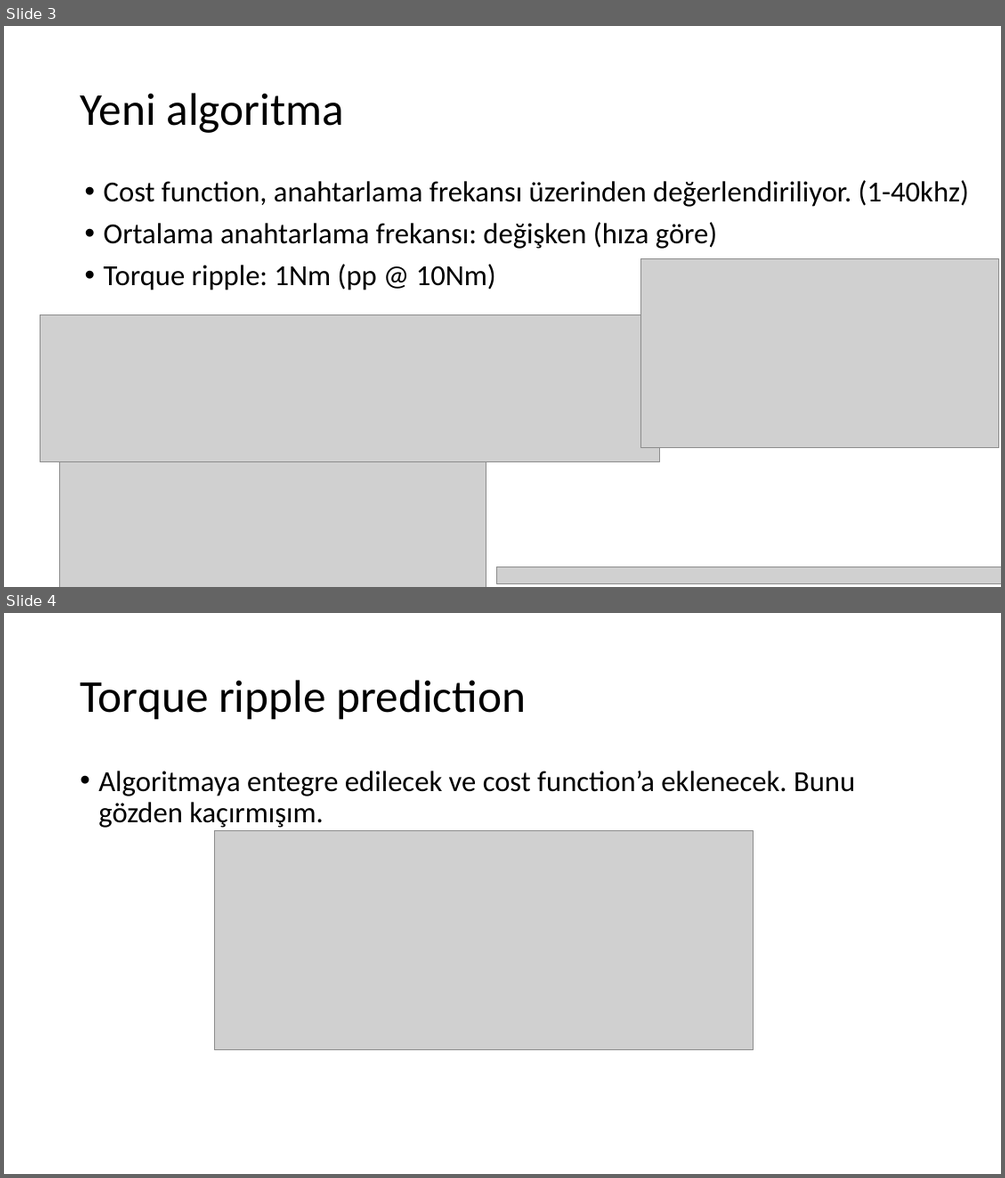
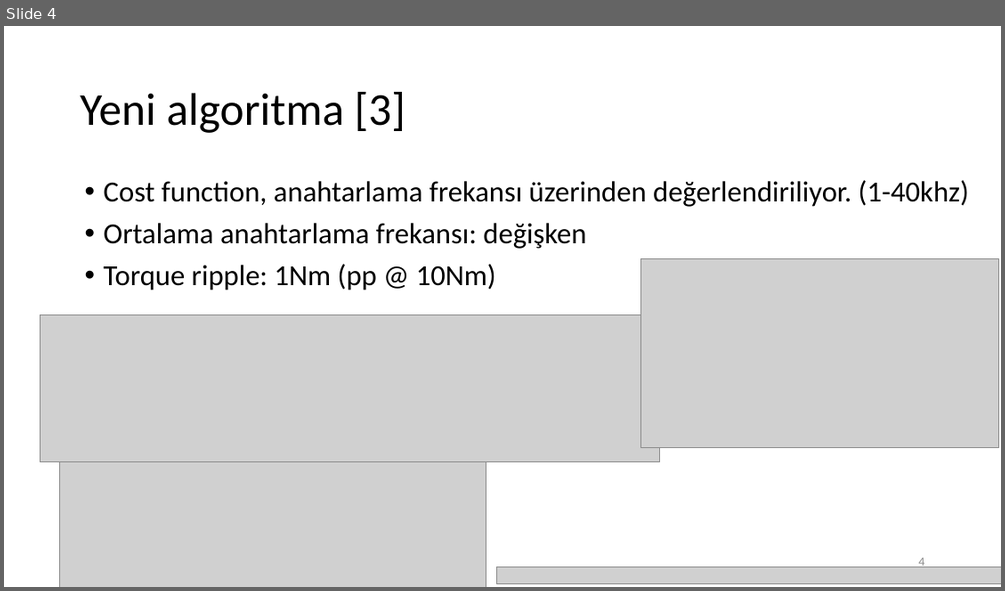
Before and after one commit to hakansrc/fault_tolerant_drives, a slide deck: Simulation/MPC/Sunumlar/MPC_sunum_week35.pptx. Shown one above the other, each under a label of ours: slides 3 and 4 before the commit, slide 4 after it. The pictures are 1005x1178 and 1005x591 pixels, drawn with LibreOffice and Linux fonts; fonts in the diff are those of the drawing; grey boxes stand for pictures. Boxes give left, top, right and bottom in pixels: in the first picture for what was removed or moved away, otherwise in the second. Text is boxed around its words. In the diff, an @@ line names an element or a change of style, - is before the commit and + after.

```diff
--- a/Simulation/MPC/Sunumlar/MPC_sunum_week35.pptx
+++ b/Simulation/MPC/Sunumlar/MPC_sunum_week35.pptx
@@ slide 4 removed at <box>4,613,1001,1174</box>, background #FFFFFF @@
@@ title removed at <box>80,680,526,720</box> @@
-Torque ripple prediction
@@ text removed at <box>98,771,855,827</box> @@
-• Algoritmaya entegre edilecek ve cost function’a eklenecek. Bunu gözden kaçırmışım.
@@ picture removed at <box>215,831,753,1050</box> @@
@@ what was slide 3 is now slide 4 @@
@@ slide 4 changed as well @@
@@ title at <box>80,92,405,133</box>: text changed @@
-Yeni algoritma
+Yeni algoritma [3]
@@ text at <box>104,223,586,248</box>: text changed @@
-• Ortalama anahtarlama frekansı: değişken (hıza göre)
+• Ortalama anahtarlama frekansı: değişken
@@ page number added at <box>918,557,924,567</box>, 12 pt, text #8C8C8C @@
+4
```
Also in this commit, not shown: 2 other slides changed, 15 slides added, 1 other slide removed, 9 other files.
